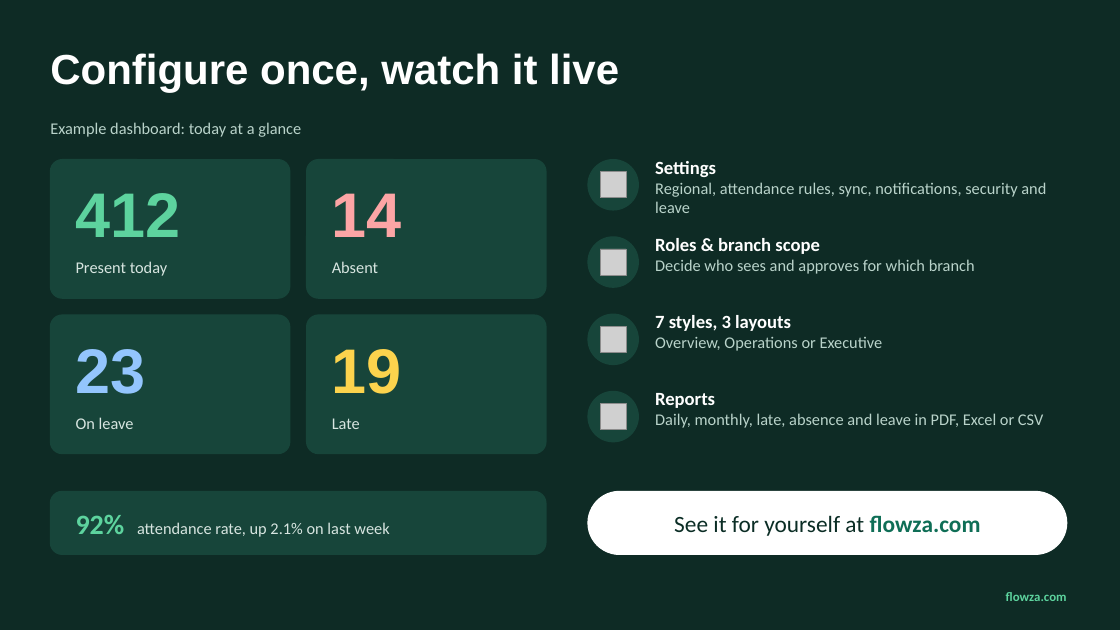
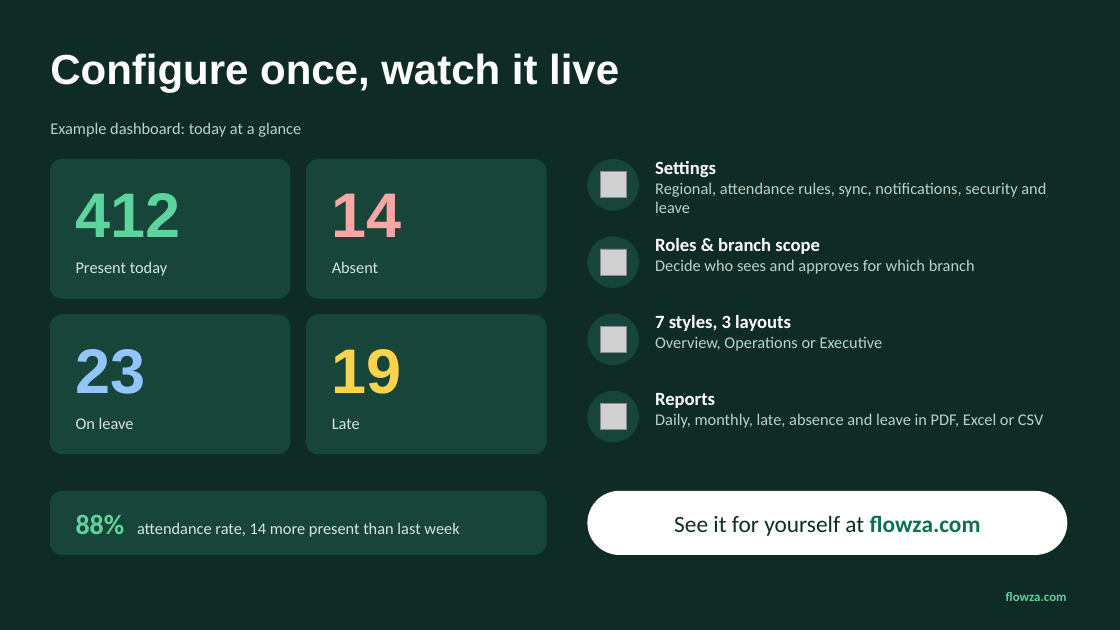
Before and after one commit to devflowza/Flowza-Time, a slide deck: slide 5 of docs/media/walkthrough/FlowZa-Time-Enterprise.pptx. Drawn at 1120x630 pixels with LibreOffice and Linux fonts; fonts in the diff are those of the drawing; grey boxes stand for pictures. Boxes give left, top, right and bottom in pixels: in the first picture for what was removed or moved away, otherwise in the second. Text is boxed around its words. In the diff, an @@ line names an element or a change of style, - is before the commit and + after.

```diff
--- a/docs/media/walkthrough/FlowZa-Time-Enterprise.pptx
+++ b/docs/media/walkthrough/FlowZa-Time-Enterprise.pptx
@@ text at (x1=76, y1=514, x2=459, y2=537): text changed @@
-92% attendance rate, up 2.1% on last week
+88% attendance rate, 14 more present than last week
```
Also in this commit, not shown: 3 other slides changed, 13 other files.
